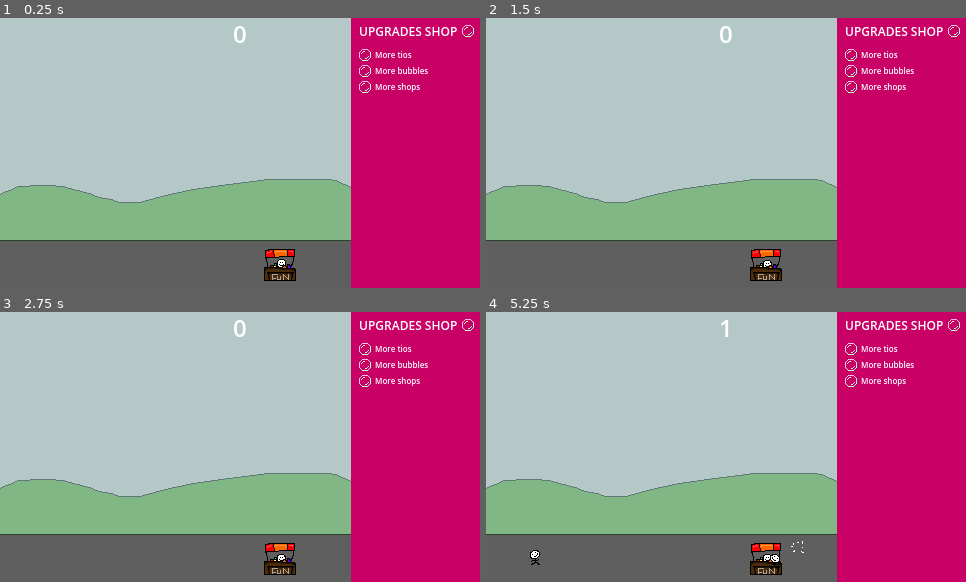
Above: before the commit, frames 1-4 (two rows, left to right).
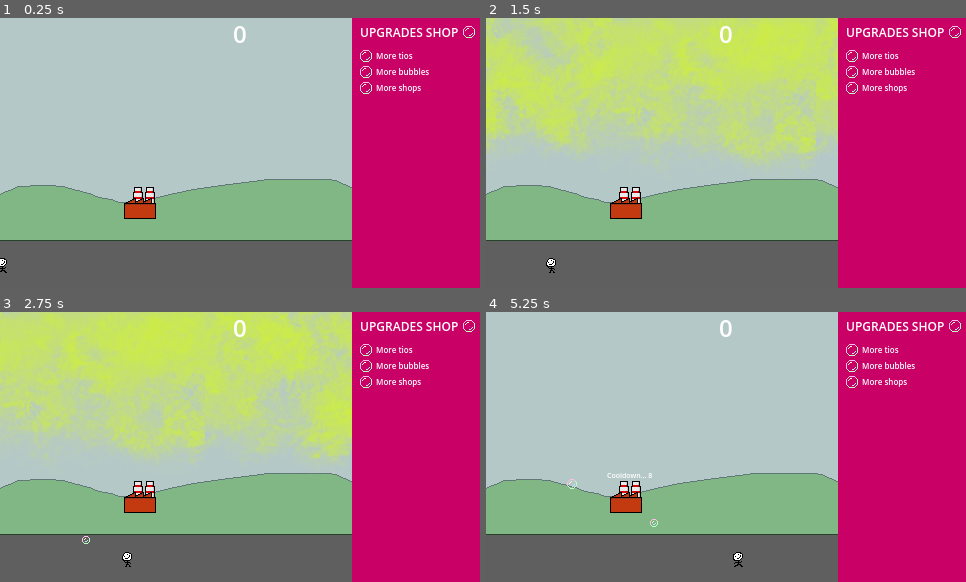
Above: after the commit, the same moments.

Repository: DISN-kolo/bubble-clicker-ggj25
Game: Godot game, scene res://main scene/MainScene.tscn
Two runs of this game, one before a commit and one after it. Both use one fixed random seed, a clock stepped at 60 frames per second and the inputs below.
Inputs (mouse positions are in pixels of both pictures, inside the frame that each line leads up to):
- Up to frame 1 (0.25 s): no input
- Up to frame 2 (1.5 s): click (946, 34) at 0.5 s; tap Enter (ui_accept) at 1.25 s; move the mouse to (831, 139) at 1.27 s; hold Right (ui_right) from 1.28 s (still down); click (831, 139) at 1.35 s
- Up to frame 3 (2.75 s): keep holding Right (ui_right); tap Enter (ui_accept) at 1.52, 2.27 s; move the mouse to (144, 460) at 2.02 s; click (144, 460) at 2.1 s
- Up to frame 4 (5.25 s): move the mouse to (774, 387) at 2.77 s; release Right (ui_right) at 2.78 s; hold Left (ui_left) 2.78-3.53 s; click (774, 387) at 2.85 s; move the mouse to (879, 546) at 3.52 s; hold Right (ui_right) 3.53-5.03 s; click (879, 546) at 3.6 s; tap Enter (ui_accept) at 3.77, 4.52 s; move the mouse to (870, 487) at 4.27 s; click (870, 487) at 4.35 s; move the mouse to (798, 552) at 5.02 s; hold Left (ui_left) from 5.03 s (still down); click (798, 552) at 5.1 s

The runs differ from the first frame. In frame 1, 2.8% of the frame differs, in the area x 0-99%, y 0-100%; in frame 2, 37%; in frame 3, 38%; in frame 4, 3.2%.

Commit message:
factory smoke upgrade type deal

Diff:
--- a/bubble/Bubble.gd
+++ b/bubble/Bubble.gd
@@ -23,14 +23,17 @@
 func _physics_process(delta):
 	if killable and !dying:
 		if Input.is_action_just_pressed("LMB"):
-			killable = false
-			dying = true
-			$Sprite2D.queue_free()
-			explosion_instance = explosion.instantiate()
-			add_child(explosion_instance)
-			get_tree().get_nodes_in_group("BubblesCount")[0].addBubbles(str(i + 1));
+			die()
 	move_and_slide()
 	pass
+
+func die():
+	killable = false
+	dying = true
+	$Sprite2D.queue_free()
+	explosion_instance = explosion.instantiate()
+	add_child(explosion_instance)
+	get_tree().get_nodes_in_group("BubblesCount")[0].addBubbles(str(i + 1));
 
 func _on_timer_timeout():
 	if !dying:
--- a/bubble/Bubble.tscn
+++ b/bubble/Bubble.tscn
@@ -6,8 +6,8 @@
 
 [sub_resource type="RectangleShape2D" id="RectangleShape2D_n2vpg"]
 
-[node name="CharacterBody2D" type="CharacterBody2D"]
-collision_layer = 2
+[node name="CharacterBody2D" type="CharacterBody2D" groups=["bubble"]]
+collision_layer = 6
 collision_mask = 0
 script = ExtResource("1_46c87")
 
--- /dev/null
+++ b/main scene/FumesKillzone.gd
@@ -0,0 +1,51 @@
+extends Area2D
+
+@onready var main_fumes_sprite = $fumeSprite
+@onready var aux_fumes_sprite = $fumeSpriteShifted
+
+var tween_showup : Tween
+var tween_fade : Tween
+
+var modulate_color : Color = Color("d9ff00ad")
+var opacity : float = 0
+
+# Called when the node enters the scene tree for the first time.
+func _ready():
+	main_fumes_sprite.self_modulate.a = opacity
+	aux_fumes_sprite.self_modulate.a = opacity
+	main_fumes_sprite.modulate = modulate_color
+	aux_fumes_sprite.modulate = modulate_color
+	Events.factory_started_fuming.connect(_on_factory_started_fuming)
+	Events.factory_stopped_fuming.connect(_on_factory_stopped_fuming)
+	pass # Replace with function body.
+
+
+# Called every frame. 'delta' is the elapsed time since the previous frame.
+func _process(delta):
+	main_fumes_sprite.position.x -= delta * Events.wind_speed
+	aux_fumes_sprite.position.x -= delta * Events.wind_speed
+	if main_fumes_sprite.position.x <= -480:
+		main_fumes_sprite.position.x = 0
+	if aux_fumes_sprite.position.x <= 0:
+		aux_fumes_sprite.position.x = 480
+	pass
+	main_fumes_sprite.self_modulate.a = opacity
+	aux_fumes_sprite.self_modulate.a = opacity
+
+
+func _on_body_entered(body):
+	if body.is_in_group("bubble"):
+		body.die()
+	pass # Replace with function body.
+
+func _on_factory_started_fuming():
+	monitoring = true
+	tween_showup = create_tween()
+	tween_showup.tween_property(self, "opacity", 1, 0.5)
+	pass
+
+func _on_factory_stopped_fuming():
+	monitoring = false
+	tween_fade = create_tween()
+	tween_fade.tween_property(self, "opacity", 0, 0.5)
+	pass
--- a/main scene/MainScene.gd
+++ b/main scene/MainScene.gd
@@ -5,9 +5,12 @@
 var instance_of_tio
 @onready var shop = preload("res://shop/fun_shop.tscn")
 var instance_of_shop
+@onready var factory = preload("res://shop/factory_acid.tscn")
+var instance_of_factory
 var tio_direction : int
 
 @onready var tio_spawner_timer = $Timer
+@onready var bubbles_count = $BubblesCount
 
 const TIO_SPEED : float = 50
 const TIO_MIN_Y : float = 110
@@ -15,10 +18,19 @@
 
 # Called when the node enters the scene tree for the first time.
 func _ready():
-	instance_of_shop = shop.instantiate()
-	instance_of_shop.global_position = Vector2(rng.randi_range(-100, 100), rng.randi_range(110, 120))
-	add_child(instance_of_shop)
-	pass # Replace with function body.
+	tio_direction = rng.randi_range(0, 1) * 2 - 1
+	instance_of_tio = tio.instantiate()
+	instance_of_tio.velocity.x = TIO_SPEED * tio_direction
+	instance_of_tio.global_position = Vector2(-250 * tio_direction, rng.randi_range(TIO_MIN_Y, TIO_MAX_Y))
+	instance_of_tio.sprite_flip = (tio_direction == -1)
+	add_child(instance_of_tio)
+	#
+	#instance_of_shop = shop.instantiate()
+	#instance_of_shop.global_position = Vector2(rng.randi_range(-100, 100), rng.randi_range(110, 120))
+	#add_child(instance_of_shop)
+	instance_of_factory = factory.instantiate()
+	instance_of_factory.global_position = Vector2(-100, 50)
+	add_child(instance_of_factory)
 
 func _process(delta):
 	if Input.is_action_just_pressed("ui_cancel"):
@@ -27,33 +39,22 @@
 		Events.tio_spawn_time /= 2
 		if (Events.tio_spawn_time <= 0.5):
 			Events.tio_spawn_time = 0.5
-		Events.bubble_growth_time /= 2
-		if (Events.bubble_growth_time <= 0.1):
-			Events.bubble_growth_time = 0.1
+		Events.bubble_growth_time /= 1.5
+		if (Events.bubble_growth_time <= 0.5):
+			Events.bubble_growth_time = 0.5
 		Events.tio_shopping_time += 0.5
 		if (Events.tio_shopping_time > 3):
 			Events.tio_shopping_time = 3
 		Events.tio_bubbling_time /= 2
 		if (Events.tio_bubbling_time <= 0.3):
 			Events.tio_bubbling_time = 0.3
-		Events.tio_maximum_bubbles += 1
-
-func _on_timer_timeout():
-	tio_direction = rng.randi_range(0, 1) * 2 - 1
-	instance_of_tio = tio.instantiate()
-	instance_of_tio.velocity.x = TIO_SPEED * tio_direction
-	instance_of_tio.global_position = Vector2(-250 * tio_direction, rng.randi_range(TIO_MIN_Y, TIO_MAX_Y))
-	instance_of_tio.sprite_flip = (tio_direction == -1)
-	add_child(instance_of_tio)
-	r = rng.randf_range(Events.tio_spawn_time, Events.tio_spawn_time + 0.5)
-	tio_spawner_timer.wait_time = r
-	tio_spawner_timer.start()
+		#Events.tio_maximum_bubbles += 1
 
 func _on_killzone_tio_left_body_entered(body):
-	body.queue_free()
+	Events.entered_left_zone.emit(body)
 
 func _on_killzone_tio_right_body_entered(body):
-	body.queue_free()
+	Events.entered_right_zone.emit(body)
 
 func _on_killzone_bubble_top_body_entered(body):
 	body.queue_free()
--- a/main scene/MainScene.tscn
+++ b/main scene/MainScene.tscn
@@ -1,15 +1,20 @@
-[gd_scene load_steps=7 format=3 uid="uid://bkqv4ff16jo6u"]
+[gd_scene load_steps=10 format=3 uid="uid://bkqv4ff16jo6u"]
 
 [ext_resource type="Texture2D" uid="uid://byfs85ws3xdmn" path="res://resources/BG.png" id="1_37jlj"]
 [ext_resource type="Script" path="res://main scene/MainScene.gd" id="1_uu0e3"]
 [ext_resource type="PackedScene" uid="uid://c4gg0fe78alrh" path="res://bubbles_value/bubbles_value.tscn" id="3_n88jn"]
 [ext_resource type="PackedScene" uid="uid://dcutlmkrvqrvc" path="res://ui_shop/ui_shop.tscn" id="4_2e61i"]
+[ext_resource type="Script" path="res://main scene/FumesKillzone.gd" id="5_4l0lf"]
+[ext_resource type="Texture2D" uid="uid://oc1o2vs1jery" path="res://resources/BGsmoke_1.png" id="5_io0ji"]
 
 [sub_resource type="RectangleShape2D" id="RectangleShape2D_f88cq"]
 size = Vector2(82, 313)
 
 [sub_resource type="RectangleShape2D" id="RectangleShape2D_so2dy"]
 size = Vector2(526, 48)
+
+[sub_resource type="RectangleShape2D" id="RectangleShape2D_fyfea"]
+size = Vector2(480, 151)
 
 [node name="Node2D" type="Node2D"]
 script = ExtResource("1_uu0e3")
@@ -44,6 +49,7 @@
 shape = SubResource("RectangleShape2D_so2dy")
 
 [node name="BubblesCount" parent="." groups=["BubblesCount"] instance=ExtResource("3_n88jn")]
+z_index = 5
 anchors_preset = 5
 anchor_left = 0.5
 anchor_right = 0.5
@@ -59,11 +65,32 @@
 anchor_right = 0.75
 anchor_bottom = 0.0
 offset_left = -240.0
-offset_top = -136.0
-offset_right = 239.0
+offset_top = -135.0
+offset_right = 240.0
 offset_bottom = 135.0
+
+[node name="FumesKillzone" type="Area2D" parent="."]
+collision_layer = 0
+collision_mask = 4
+monitoring = false
+script = ExtResource("5_4l0lf")
+
+[node name="CollisionShape2D" type="CollisionShape2D" parent="FumesKillzone"]
+position = Vector2(0, -59.5)
+shape = SubResource("RectangleShape2D_fyfea")
+
+[node name="fumeSprite" type="Sprite2D" parent="FumesKillzone"]
+modulate = Color(0.85, 1, 0, 0.678431)
+texture = ExtResource("5_io0ji")
+
+[node name="fumeSpriteShifted" type="Sprite2D" parent="FumesKillzone"]
+modulate = Color(0.85098, 1, 0, 0.678431)
+position = Vector2(480, 0)
+texture = ExtResource("5_io0ji")
 
 [connection signal="timeout" from="Timer" to="." method="_on_timer_timeout"]
 [connection signal="body_entered" from="killzoneTioLeft" to="." method="_on_killzone_tio_left_body_entered"]
 [connection signal="body_entered" from="killzoneTioRight" to="." method="_on_killzone_tio_right_body_entered"]
 [connection signal="body_entered" from="killzoneBubbleTop" to="." method="_on_killzone_bubble_top_body_entered"]
+[connection signal="body_entered" from="FumesKillzone" to="FumesKillzone" method="_on_body_entered"]
+[connection signal="body_exited" from="FumesKillzone" to="FumesKillzone" method="_on_body_exited"]
--- a/main scene/events.gd
+++ b/main scene/events.gd
@@ -1,9 +1,15 @@
 extends Node
 
 signal entered_shop
+signal entered_left_zone
+signal entered_right_zone
+signal factory_started_fuming
+signal factory_stopped_fuming
 
 var tio_spawn_time : float = 3.0
 var bubble_growth_time : float = 3.0
 var tio_bubbling_time : float = 1.5
 var tio_shopping_time : float = 3.5
-var tio_maximum_bubbles : int = 10
+var tio_shop_bubble_time_modificator : float = 1.5
+#var tio_maximum_bubbles : int = 10
+var wind_speed : float = 100.0
--- /dev/null
+++ b/shop/factory_acid.gd
@@ -0,0 +1,47 @@
+extends Node2D
+
+var launchable : bool = true
+var fuming : bool = false
+var cooldown : bool = false
+
+@onready var fuming_timer = $FumingTimer
+@onready var cooldown_timer = $CooldownTimer
+@onready var cooldown_label = $Label
+
+
+# Called when the node enters the scene tree for the first time.
+func _ready():
+	pass # Replace with function body.
+
+
+# Called every frame. 'delta' is the elapsed time since the previous frame.
+func _process(delta):
+	if !fuming and !cooldown:
+		if Input.is_action_just_pressed("LMB"):
+			Events.factory_started_fuming.emit()
+			fuming_timer.start()
+			fuming = true
+	if (cooldown):
+		cooldown_label.visible = true
+		cooldown_label.text = "Cooldown... " + str(int(cooldown_timer.time_left))
+	else:
+		cooldown_label.visible = false
+
+func _on_area_2d_mouse_entered():
+	if !fuming and !cooldown:
+		launchable = true
+
+
+func _on_area_2d_mouse_exited():
+	if !fuming and !cooldown:
+		launchable = false
+
+
+func _on_fuming_timer_timeout():
+	cooldown = true
+	fuming = false
+	Events.factory_stopped_fuming.emit()
+	cooldown_timer.start()
+
+func _on_cooldown_timer_timeout():
+	cooldown = false
--- /dev/null
+++ b/shop/factory_acid.tscn
@@ -0,0 +1,41 @@
+[gd_scene load_steps=5 format=3 uid="uid://b4b2kbn25s2nk"]
+
+[ext_resource type="Texture2D" uid="uid://bmo5henc82yrl" path="res://resources/FactoryAcid.png" id="1_ako7e"]
+[ext_resource type="Script" path="res://shop/factory_acid.gd" id="1_smpeu"]
+
+[sub_resource type="RectangleShape2D" id="RectangleShape2D_awv5a"]
+size = Vector2(32, 32)
+
+[sub_resource type="LabelSettings" id="LabelSettings_n0pww"]
+font_size = 7
+
+[node name="FactoryAcid" type="Node2D"]
+script = ExtResource("1_smpeu")
+
+[node name="Sprite2D" type="Sprite2D" parent="."]
+texture = ExtResource("1_ako7e")
+
+[node name="Area2D" type="Area2D" parent="."]
+
+[node name="CollisionShape2D" type="CollisionShape2D" parent="Area2D"]
+shape = SubResource("RectangleShape2D_awv5a")
+
+[node name="FumingTimer" type="Timer" parent="."]
+wait_time = 3.0
+one_shot = true
+
+[node name="CooldownTimer" type="Timer" parent="."]
+wait_time = 10.0
+one_shot = true
+
+[node name="Label" type="Label" parent="."]
+offset_left = -19.0
+offset_top = -27.0
+offset_right = 21.0
+offset_bottom = -4.0
+label_settings = SubResource("LabelSettings_n0pww")
+
+[connection signal="mouse_entered" from="Area2D" to="." method="_on_area_2d_mouse_entered"]
+[connection signal="mouse_exited" from="Area2D" to="." method="_on_area_2d_mouse_exited"]
+[connection signal="timeout" from="FumingTimer" to="." method="_on_fuming_timer_timeout"]
+[connection signal="timeout" from="CooldownTimer" to="." method="_on_cooldown_timer_timeout"]
--- a/tio/tio.gd
+++ b/tio/tio.gd
@@ -12,19 +12,22 @@
 @onready var bubble_timer = $BubbleTimer
 @onready var shop_timer = $ShopTimer
 @onready var aux_shop_timer = $AuxShopTimer
+@onready var sprite = $AnimatedSprite2D
 var backup_velocity : Vector2 = Vector2(0, 0)
 
 var been_to_shops : Array = []
+var in_shop : bool = false
 # Get the gravity from the project settings to be synced with RigidBody nodes.
 #var gravity = ProjectSettings.get_setting("physics/2d/default_gravity")
 func _ready():
 	z_index = global_position.y - 110
 	Events.entered_shop.connect(_on_entered_shop)
+	Events.entered_left_zone.connect(_on_entered_left_zone)
+	Events.entered_right_zone.connect(_on_entered_right_zone)
 	r = rng.randf_range(Events.tio_bubbling_time, Events.tio_bubbling_time + 0.5)
 	bubble_timer.wait_time = r
 	bubble_timer.start()
-	backup_velocity = velocity
-	$AnimatedSprite2D.flip_h = sprite_flip
+	sprite.flip_h = sprite_flip
 
 func _physics_process(delta):
 	# Add the gravity.
@@ -42,35 +45,50 @@
 		#velocity.x = direction * SPEED
 	#else:
 		#velocity.x = move_toward(velocity.x, 0, SPEED)
-
+	sprite.flip_h = velocity.x < 0
 	move_and_slide()
 
 
 func _on_timer_timeout():
-	if (i >= Events.tio_maximum_bubbles - 1):
-		return
-	i += 1
+	#if (i >= Events.tio_maximum_bubbles - 1):
+		#return
+	#i += 1
 	bub_instance = bub.instantiate()
 	bub_instance.velocity.y = -20 * rng.randf_range(0.8, 1.2)
 	bub_instance.global_position = self.global_position
 	get_tree().get_root().add_child(bub_instance)
 	r = rng.randf_range(Events.tio_bubbling_time, Events.tio_bubbling_time + 0.5)
+	if in_shop:
+		r /= Events.tio_shop_bubble_time_modificator
 	bubble_timer.wait_time = r
 	bubble_timer.start()
-	pass # Replace with function body.
 
 func _on_entered_shop(shop : Node, entrate : Node):
 	if (self == entrate):
 		if !(shop in been_to_shops):
+			backup_velocity = velocity
 			been_to_shops.append(shop)
 			aux_shop_timer.wait_time = rng.randf_range(0.01, 0.4)
 			aux_shop_timer.start()
+			in_shop = true
 
 func _on_shop_timer_timeout():
+	#shop_timer.stop()
 	velocity = backup_velocity
+	in_shop = false
 
 func _on_aux_shop_timer_timeout():
-	aux_shop_timer.stop()
+	#aux_shop_timer.stop()
 	velocity = Vector2(0, 0)
 	shop_timer.wait_time = rng.randf_range(Events.tio_shopping_time, Events.tio_shopping_time + 0.5)
 	shop_timer.start()
+
+func _on_entered_left_zone(entrante : Node):
+	if (self == entrante):
+		velocity.x *= -1
+		been_to_shops.clear()
+
+func _on_entered_right_zone(entrante : Node):
+	if (self == entrante):
+		velocity.x *= -1
+		been_to_shops.clear()
--- a/tio/tio.tscn
+++ b/tio/tio.tscn
@@ -44,8 +44,10 @@
 autostart = true
 
 [node name="ShopTimer" type="Timer" parent="."]
+one_shot = true
 
 [node name="AuxShopTimer" type="Timer" parent="."]
+one_shot = true
 
 [connection signal="timeout" from="BubbleTimer" to="." method="_on_timer_timeout"]
 [connection signal="timeout" from="ShopTimer" to="." method="_on_shop_timer_timeout"]
Binary file added: resources/BGsmoke_1.png
Not shown, added: resources/BGsmoke_1.png.import
Binary file added: resources/BGsmoke_2.png
Not shown, added: resources/BGsmoke_2.png.import
Binary file added: resources/BGsmoke_3.png
Not shown, added: resources/BGsmoke_3.png.import
Binary file added: resources/FactoryAcid.png
Not shown, added: resources/FactoryAcid.png.import
